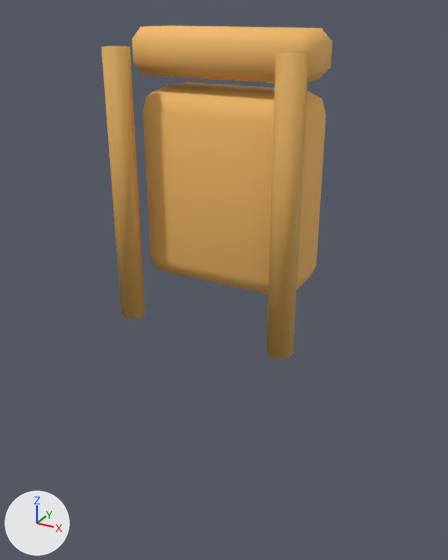
One commit to the glTF model public/models/accessory-backpack.glb: the scene before it, then after it.
Rendered twice from a camera (50 mm lens) standing at (0.267, -0.323, 1.335) and looking at (-0.015, 0.191, 1.078). Arrows for +X, +Y and +Z are at lower left; the lights stay in place. Vertices at the same position are counted once.

Before the edit, the objects in view are built like this:
```python
me_cube_004 = bpy.data.meshes.new('Cube.004')
me_cube_004.from_pydata(...)  # 56 vertices, 108 faces; spans x -0.08..0.08, y 0.14..0.22, z 1.09..1.27
me_cube_004.materials.append(mat_backpack)  # orange #f4bb66
me_cube_005 = bpy.data.meshes.new('Cube.005')
me_cube_005.from_pydata(...)  # 24 vertices, 44 faces; spans x -0.085..0.085, y 0.14..0.2, z 1.28..1.32
me_cube_005.materials.append(mat_backpack)  # orange #f4bb66
me_cylinder_008 = bpy.data.meshes.new('Cylinder.008')
me_cylinder_008.from_pydata(...)  # a 6-sided cylinder along z spanning x -0.01..0.01, y -0.012..0.012, z -0.125..0.125
me_cylinder_008.materials.append(mat_backpackstrap)  # orange #dba858
me_cylinder_009 = bpy.data.meshes.new('Cylinder.009')
me_cylinder_009.from_pydata(...)  # a 6-sided cylinder along z spanning x -0.01..0.01, y -0.012..0.012, z -0.125..0.125
me_cylinder_009.materials.append(mat_backpackstrap)  # orange #dba858
ob_acc_backpack_body = bpy.data.objects.new('Acc_Backpack_Body', me_cube_004)
ob_acc_backpack_body.location = (0.0, 0.0, 0.0)
ob_acc_backpack_flap = bpy.data.objects.new('Acc_Backpack_Flap', me_cube_005)
ob_acc_backpack_flap.location = (0.0, 0.0, 0.0)
ob_acc_backpack_strap_l = bpy.data.objects.new('Acc_Backpack_Strap_L', me_cylinder_008)
ob_acc_backpack_strap_l.location = (-0.08, 0.12, 1.18)
ob_acc_backpack_strap_r = bpy.data.objects.new('Acc_Backpack_Strap_R', me_cylinder_009)
ob_acc_backpack_strap_r.location = (0.08, 0.12, 1.18)
```
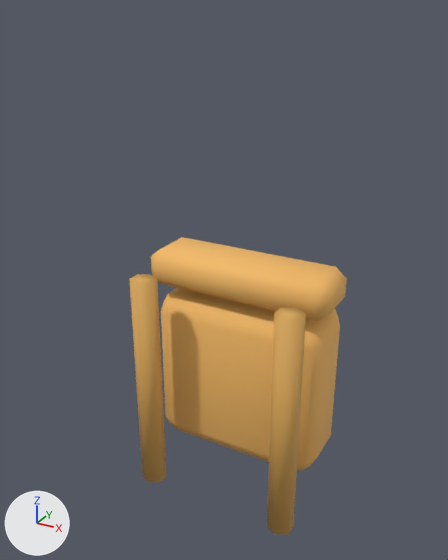
Location of each change, [x1, y1, x2, y2] in pixels of the pictures (448 x 560 px):
'Acc_Backpack_Body', mesh rescaled, moved (14% shorter): before [143, 82, 326, 294]; after [161, 288, 340, 470]
'Acc_Backpack_Flap', mesh rescaled, moved (47% taller): before [132, 26, 332, 83]; after [151, 237, 347, 321]
'Acc_Backpack_Strap_R', moved: before [266, 52, 309, 359]; after [267, 308, 306, 535]
'Acc_Backpack_Strap_L', moved: before [101, 46, 145, 318]; after [129, 274, 167, 482]

The edits, one by one:
me_cube_004 has 56 vertices, 108 faces and spans x -0.08..0.08, y 0.14..0.22, z 1.09..1.27.
me_cube_004 is used by ob_acc_backpack_body; location (0.0, 0.0, 0.0).
me_cube_004 part 1: the whole mesh is scaled about the mesh origin by (1.2, 1.1, 1).
me_cube_005 has 24 vertices, 44 faces and spans x -0.085..0.085, y 0.14..0.2, z 1.28..1.32.
me_cube_005 is used by ob_acc_backpack_flap; location (0.0, 0.0, 0.0).
me_cube_005 part 2: the whole mesh is scaled about the mesh origin by (1.2, 1.1, 1).
Object 'Acc_Backpack_Body' (ob_acc_backpack_body) moves from (0.0, 0.0, 0.0) to (0.0, 0.02, -0.22).
Object 'Acc_Backpack_Flap' (ob_acc_backpack_flap) moves from (0.0, 0.0, 0.0) to (0.0, 0.02, -0.22).
Object 'Acc_Backpack_Strap_L' (ob_acc_backpack_strap_l) moves from (-0.08, 0.12, 1.18) to (-0.08, 0.14, 0.96).
Object 'Acc_Backpack_Strap_R' (ob_acc_backpack_strap_r) moves from (0.08, 0.12, 1.18) to (0.08, 0.14, 0.96).
